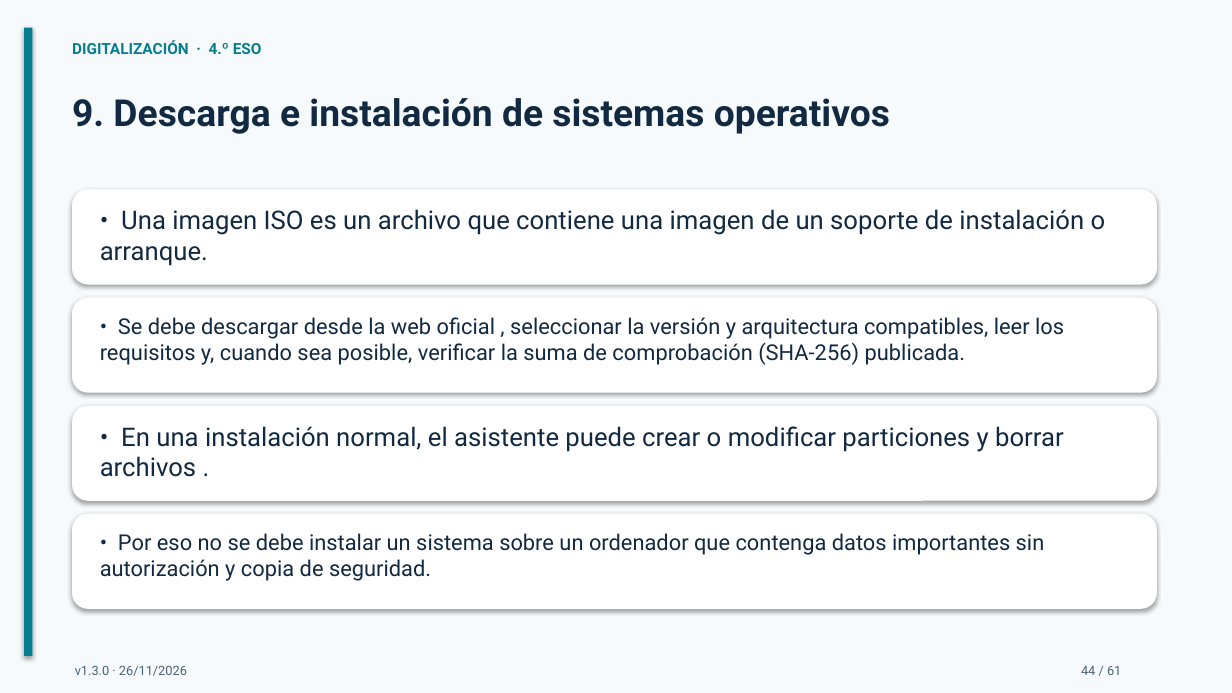
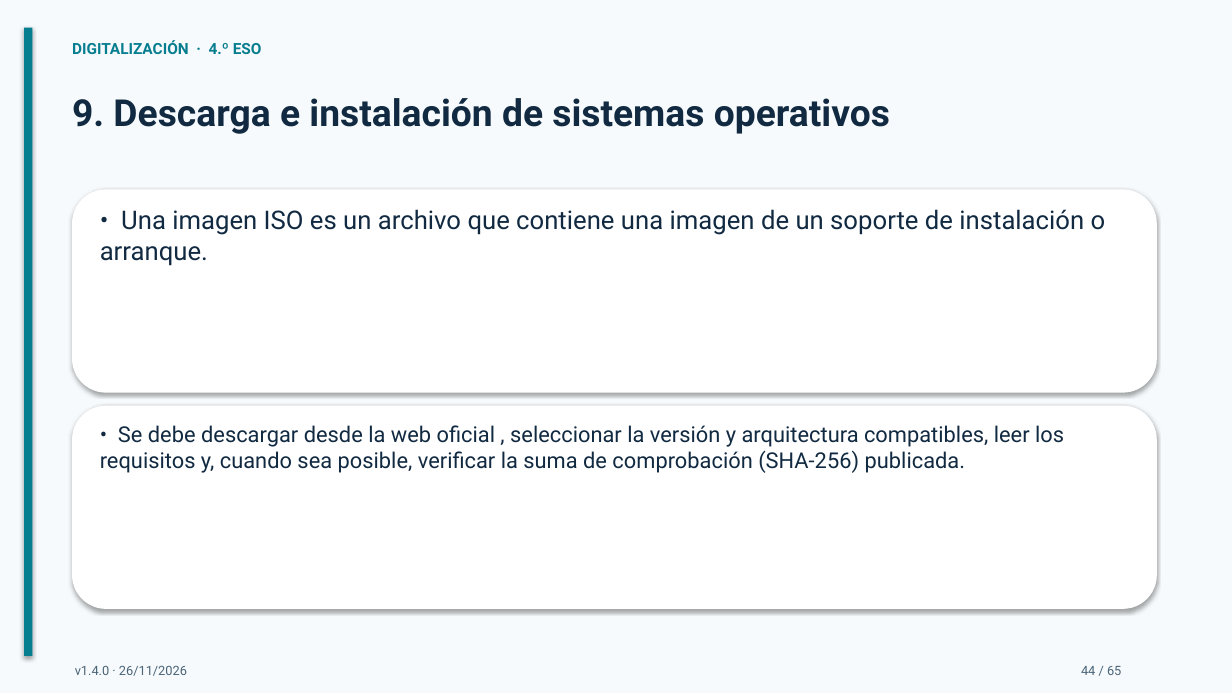
Before and after one commit to bitschips/digitaliza4, a slide deck: slide 44 of temas/tema-02-sistemas-operativos/presentaciones/tema-02-sistemas-operativos.pptx. Drawn at 1232x693 pixels with LibreOffice and Linux fonts; fonts in the diff are those of the drawing. Boxes give left, top, right and bottom in pixels: in the first picture for what was removed or moved away, otherwise in the second. Text is boxed around its words. In the diff, an @@ line names an element or a change of style, - is before the commit and + after.

```diff
--- a/temas/tema-02-sistemas-operativos/presentaciones/tema-02-sistemas-operativos.pptx
+++ b/temas/tema-02-sistemas-operativos/presentaciones/tema-02-sistemas-operativos.pptx
@@ rounded rectangle resized from (x1=72, y1=189, x2=1157, y2=285) to (x1=72, y1=189, x2=1157, y2=393) @@
@@ rounded rectangle resized from (x1=72, y1=298, x2=1157, y2=393) to (x1=72, y1=406, x2=1157, y2=609) @@
@@ rounded rectangle removed at (x1=72, y1=406, x2=1157, y2=501) @@
@@ text "• Se debe descargar desde ..." moved from (x1=100, y1=317, x2=1064, y2=365) to (x1=100, y1=425, x2=1064, y2=473) @@
@@ text removed at (x1=100, y1=426, x2=1064, y2=477) @@
-• En una instalación normal, el asistente puede crear o modificar particiones y borrar archivos .
@@ rounded rectangle removed at (x1=72, y1=514, x2=1157, y2=609) @@
@@ text removed at (x1=100, y1=533, x2=1045, y2=581) @@
-• Por eso no se debe instalar un sistema sobre un ordenador que contenga datos importantes sin autorización y copia de seguridad.
@@ text at (x1=75, y1=666, x2=187, y2=676): text changed @@
-v1.3.0 · 26/11/2026
+v1.4.0 · 26/11/2026
@@ text at (x1=1081, y1=666, x2=1121, y2=675): text changed @@
-44 / 61
+44 / 65
```
Also in this commit, not shown: 60 other slides changed, 4 slides added, 2 other files.
